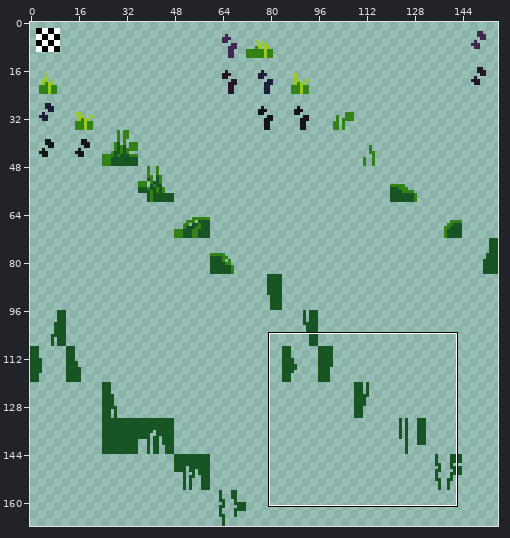
Two states of a sprite sheet, tilesets/ts_jungle_foreground_props/output_tileset.png. The picture above shows the old version from afar; the outline marks the close-up.
Close-up. Old version:
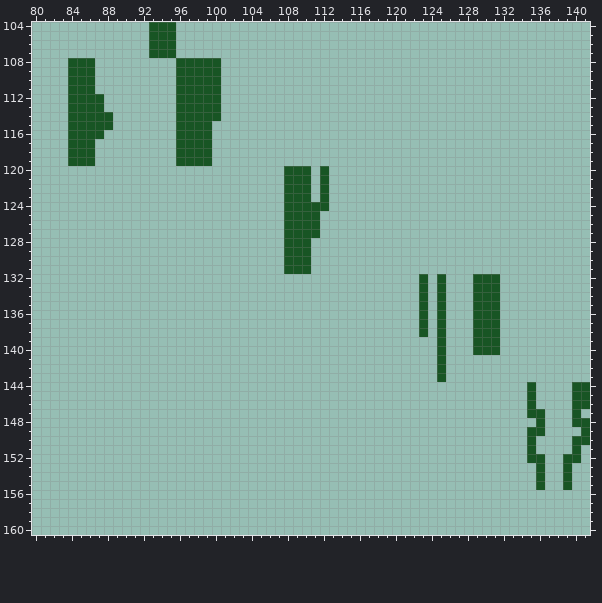
The file is 156x168 pixels. Shown: x 80..141, y 104..160. The commit also changed other parts of the picture, which this record leaves out.
The same view after the edit:
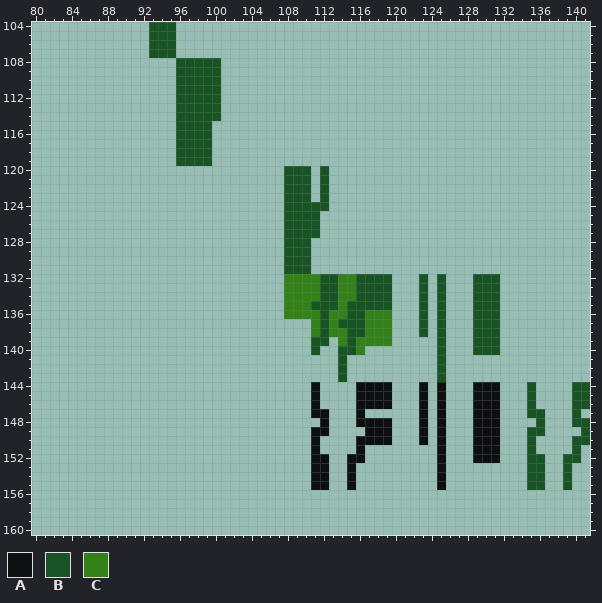
Palette (. is transparent): A #0d1010  B #185524  C #328218
Difference:
y 108..111: x 84..86 BBB -> ...
y 112..113: x 84..87 BBBB -> ....
y 114..115: x 84..88 BBBBB -> .....
y 116: x 84..87 BBBB -> ....
y 117..119: x 84..86 BBB -> ...
y 132..134: x 108..119 ............ -> CCCCBBCCBBBB
y 135: x 108..119 ............ -> CCCBBBCBBBBB
y 136: x 108..119 ............ -> CCCCBCCBBCCC
y 137: x 111..119 ......... -> CBCBBBCCC
y 138: x 111..119 ......... -> CBCCBBCCC
y 139: x 111..112 .. -> BB; x 114..119 ...... -> CBCCCC
y 140: x 111 . -> B; x 114..116 ... -> BBC
y 141..143: x 114 . -> B
y 144..146: x 111 . -> A; x 116..119 .... -> AAAA; x 123 . -> A; x 125 . -> A; x 129..131 ... -> AAA
y 147: x 111..112 .. -> AA; x 116 . -> A; x 123 . -> A; x 125 . -> A; x 129..131 ... -> AAA
y 148: x 112 . -> A; x 116..119 .... -> AAAA; x 123 . -> A; x 125 . -> A; x 129..131 ... -> AAA
y 149: x 111..112 .. -> AA; x 117..119 ... -> AAA; x 123 . -> A; x 125 . -> A; x 129..131 ... -> AAA
y 150: x 111 . -> A; x 116..119 .... -> AAAA; x 123 . -> A; x 125 . -> A; x 129..131 ... -> AAA
y 151: x 111 . -> A; x 116 . -> A; x 125 . -> A; x 129..131 ... -> AAA
y 152: x 111..112 .. -> AA; x 115..116 .. -> AA; x 125 . -> A; x 129..131 ... -> AAA
y 153..155: x 111..112 .. -> AA; x 115 . -> A; x 125 . -> A; x 135 . -> B
